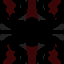
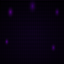
Layer changes from the first w=64, h=64 image to the second:
removed layer "Calque 2" over [left=0, top=0, right=64, bottom=64]
added layer "BG_DarkGoth" above "Fond en dégradé 1" over [left=0, top=0, right=64, bottom=64]
added layer "Fond en dégradé 1" over [left=0, top=0, right=64, bottom=64]
